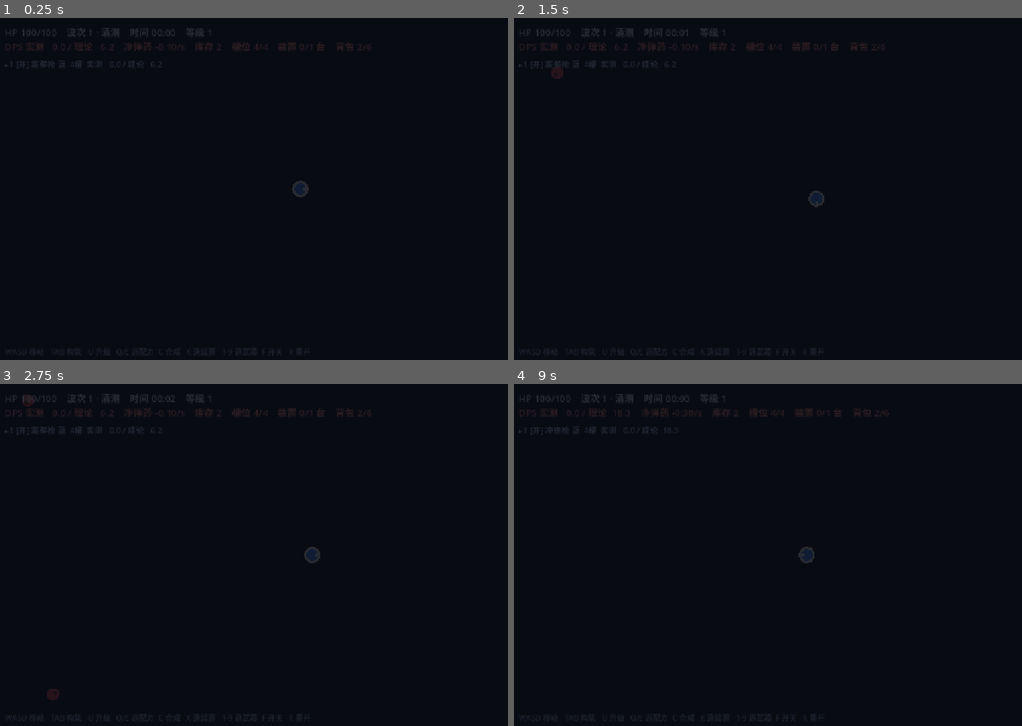
Above: before the commit, frames 1-4 (two rows, left to right).
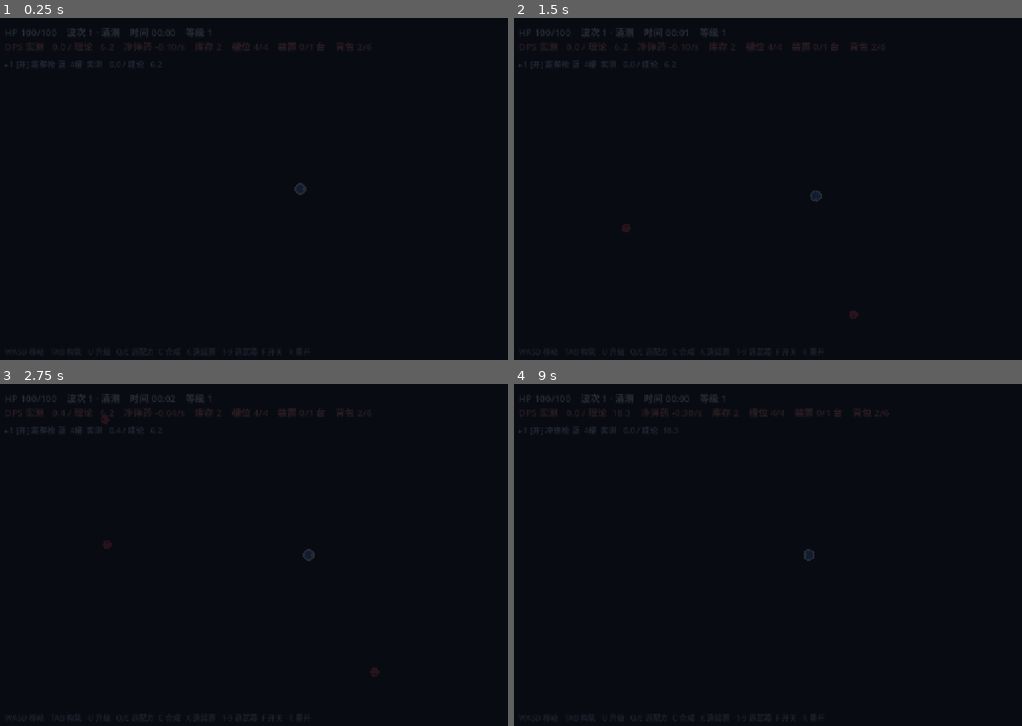
Above: after the commit, the same moments.

Repository: M1suK1/weapon-build-survivor
Game: Godot game, scene res://scenes/main.tscn
Same seed, same stepped clock (60 frames per second), same inputs: the game is played once before the commit and once after it.
Inputs:
- Up to frame 1 (0.25 s): no input
- Up to frame 2 (1.5 s): tap Enter at 0.5 s; hold D 0.53-1.28 s; tap 1 at 0.6 s; tap Space at 1.25 s; hold S from 1.28 s (still down); tap 4 at 1.35 s
- Up to frame 3 (2.75 s): tap Enter at 2 s; release S at 2.03 s; hold D from 2.03 s (still down); tap T at 2.1 s
- Up to frame 4 (9 s): release D at 2.78 s; hold W 2.78-3.53 s; tap Tab at 2.85 s; tap Space at 3.5, 5 s; hold A 3.53-5.03 s; tap U at 3.6 s; tap Enter at 4.25 s; tap C at 4.35 s; hold S 5.03-5.78 s; tap V at 5.1 s; hold D 5.78-6.53 s; tap B at 5.85 s; hold W 6.53-7.28 s; tap Q at 6.6 s; hold D 7.28-8.03 s; tap E at 7.35 s; hold S 8.03-8.78 s; tap X at 8.1 s; hold A from 8.78 s (still down); tap R at 8.85 s

The runs differ from the first frame. In frame 1, less than 0.1% of the frame differs, in the area x 57-61%, y 47-53%; in frame 2, 0.2%; in frame 3, 0.3%, in the area x 4-75%, y 3-93%; in frame 4, less than 0.1%.

Commit message:
feat(stage L): 数量优先数值 + 生成编队（单点/一团/弧线/一圈）+ 镜头缩放 0.72

Diff:
--- a/scripts/game.gd
+++ b/scripts/game.gd
@@ -100,16 +100,16 @@
 ## 开局随机一把（激光环 wave 8 之后才入池）
 const START_POOL := ["pistol", "smg", "shotgun"]
 const WAVE_SEC := 40.0
-const DROP_CHANCE := 0.40
+const DROP_CHANCE := 0.30
 const CHEST_GUARANTEE := 90.0
-const HP_BASE := 4.0
-const HP_GROWTH := 1.130
-const SPAWN_BASE := 0.70
-const SPAWN_GROWTH := 0.120
-const MAX_ENEMIES := 240
+const HP_BASE := 1.80
+const HP_GROWTH := 1.118
+const SPAWN_BASE := 1.20
+const SPAWN_GROWTH := 0.620
+const MAX_ENEMIES := 420
 const LEVEL_COST_BASE := 3.0
 const LEVEL_COST_GROWTH := 1.18
-const CONTACT_DPS := 3.0
+const CONTACT_DPS := 2.2
 ## 受击补偿：每损失这么多 HP 补 1 个模块（弹药系统的劣势补偿，挨打就回填）
 const DAMAGE_PER_MODULE := 8.0
 const CROWD_CAP := 6
@@ -120,7 +120,7 @@
 ## 以后加新怪直接套这个公式，不用一张张手调。
 const ENEMY_KINDS := {
 	"flood": {"speed": 100.0, "hp_mult": 1.00, "radius": 13.0, "color": Color(0.92, 0.30, 0.34)},
-	"runner": {"speed": 205.0, "hp_mult": 0.34, "radius": 9.0, "color": Color(1.00, 0.70, 0.26)},
+	"runner": {"speed": 205.0, "hp_mult": 0.45, "radius": 9.0, "color": Color(1.00, 0.70, 0.26)},
 	"rock": {"speed": 52.0, "hp_mult": 2.67, "radius": 19.0, "color": Color(0.56, 0.46, 0.86)},
 	"shooter": {"speed": 70.0, "hp_mult": 1.71, "radius": 12.0, "color": Color(0.62, 0.86, 1.00)},
 	# 精英血量是手设的 9.0（不套公式：它靠冲刺而非堆血量制造威胁）
@@ -339,6 +339,8 @@
 	var cam := Camera2D.new()
 	cam.position_smoothing_enabled = true
 	cam.position_smoothing_speed = 8.0
+	# 视野缩放：刷怪半径 540–660，不缩小镜头的话敌人全在屏幕外，看不到「一圈合围」
+	cam.zoom = Vector2(0.72, 0.72)
 	player.add_child(cam)
 	cam.make_current()
 
@@ -718,7 +720,7 @@
 func _spawn_rate() -> float:
 	var base: float = SPAWN_BASE + wave * SPAWN_GROWTH
 	var raw: float = base * float(_plan()["coeff"]) / maxf(_plan_avg_mult(), 0.05)
-	return minf(raw, base * 1.2)
+	return minf(raw, base * 1.8)
 
 
 func _pick_kind() -> String:
@@ -1031,22 +1033,82 @@
 	var since := elapsed - last_chest_t
 	if since >= CHEST_GUARANTEE and get_tree().get_nodes_in_group("chest").is_empty():
 		_spawn_chest_random()
-	spawn_acc += delta * _spawn_rate()
+	spawn_acc = minf(spawn_acc + delta * _spawn_rate(), 24.0)  # 卡顿后不要一口气吐出几百个
 	while spawn_acc >= 1.0:
-		spawn_acc -= 1.0
 		if get_tree().get_nodes_in_group("enemy").size() >= MAX_ENEMIES:
+			spawn_acc = minf(spawn_acc, 6.0)
 			break
-		_spawn_enemy()
+		var pat: Dictionary = _pick_pattern()
+		var size := rng.randi_range(int(pat["min"]), int(pat["max"]))
+		# 预算不够就等下一帧，让「一团 / 一圈」完整地出现
+		if spawn_acc < float(size):
+			break
+		spawn_acc -= float(size)
+		_emit_pattern(String(pat["id"]), size)
+
+
+## 生成编队：单点 / 一团 / 弧线 / 一圈。同样的人数，排布不同，压迫感完全不同。
+const PATTERNS := [
+	{"id": "single", "w": 46, "min": 1, "max": 1, "wave": 1},
+	{"id": "cluster", "w": 28, "min": 4, "max": 7, "wave": 2},
+	{"id": "arc", "w": 18, "min": 6, "max": 9, "wave": 4},
+	{"id": "ring", "w": 16, "min": 10, "max": 14, "wave": 6},
+]
+
+
+func _pick_pattern() -> Dictionary:
+	var pool: Array = []
+	var total := 0.0
+	for p in PATTERNS:
+		if wave < int(p["wave"]):
+			continue
+		pool.append(p)
+		total += float(p["w"])
+	var r := rng.randf() * total
+	for p in pool:
+		r -= float(p["w"])
+		if r <= 0.0:
+			return p
+	return pool[0]
+
+
+func _emit_pattern(id: String, n: int) -> void:
+	var base_ang: float = rng.randf() * TAU
+	var rad: float = rng.randf_range(540.0, 660.0)
+	for i in n:
+		var pos: Vector2
+		match id:
+			"cluster":
+				# 一团：同方向挤在一起，像一波小潮水
+				var a := base_ang + rng.randf_range(-0.30, 0.30)
+				pos = player.position + Vector2.from_angle(a) * rad + Vector2.from_angle(rng.randf() * TAU) * rng.randf_range(0.0, 70.0)
+			"arc":
+				# 弧线：一条 50° 的弧压过来，横向铺开
+				var a2 := base_ang + (float(i) / maxf(1.0, float(n - 1)) - 0.5) * 0.9
+				pos = player.position + Vector2.from_angle(a2) * rad
+			"ring":
+				# 一圈：整圈合围，逼玩家选一个方向突出去
+				var a3 := base_ang + TAU * float(i) / float(n)
+				pos = player.position + Vector2.from_angle(a3) * rad
+			_:
+				pos = player.position + Vector2.from_angle(rng.randf() * TAU) * rng.randf_range(520.0, 660.0)
+		if get_tree().get_nodes_in_group("enemy").size() >= MAX_ENEMIES:
+			return
+		_spawn_enemy_at(pos)
 
 
 func _spawn_enemy(forced: String = "") -> void:
+	var ang: float = rng.randf() * TAU
+	_spawn_enemy_at(player.position + Vector2.from_angle(ang) * rng.randf_range(520.0, 660.0), forced)
+
+
+func _spawn_enemy_at(pos: Vector2, forced: String = "") -> void:
 	var kind := forced if forced != "" else _pick_kind()
 	var kd: Dictionary = ENEMY_KINDS[kind]
 	var e = Node2D.new()
 	e.set_script(load("res://scripts/enemy.gd"))
 	e.add_to_group("enemy")
-	var ang: float = rng.randf() * TAU
-	e.position = player.position + Vector2(cos(ang), sin(ang)) * rng.randf_range(520.0, 660.0)
+	e.position = pos
 	e.kind = kind
 	e.radius = float(kd["radius"])
 	e.body_color = kd["color"]
Binary file added: docs/screenshots/blade.png
Binary file changed: docs/screenshots/build.png
Binary file changed: docs/screenshots/combat.png
Binary file added: docs/screenshots/pick.png
Binary file added: docs/screenshots/ring.png
Not shown, changed: README.md
